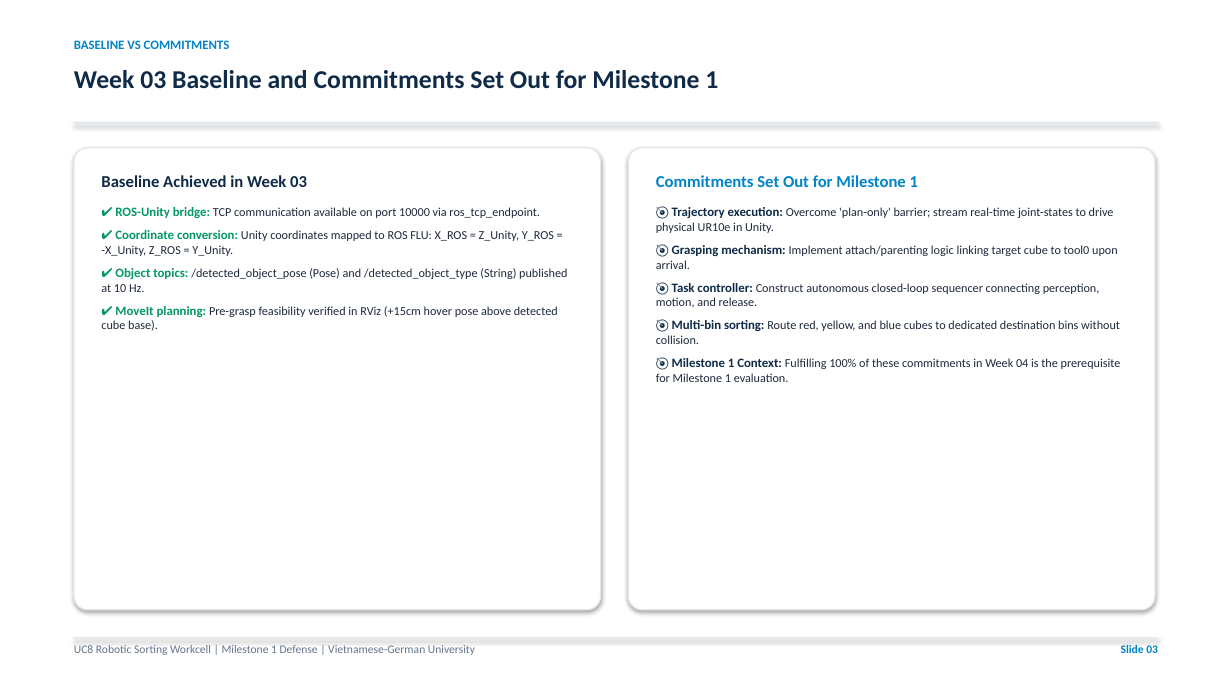
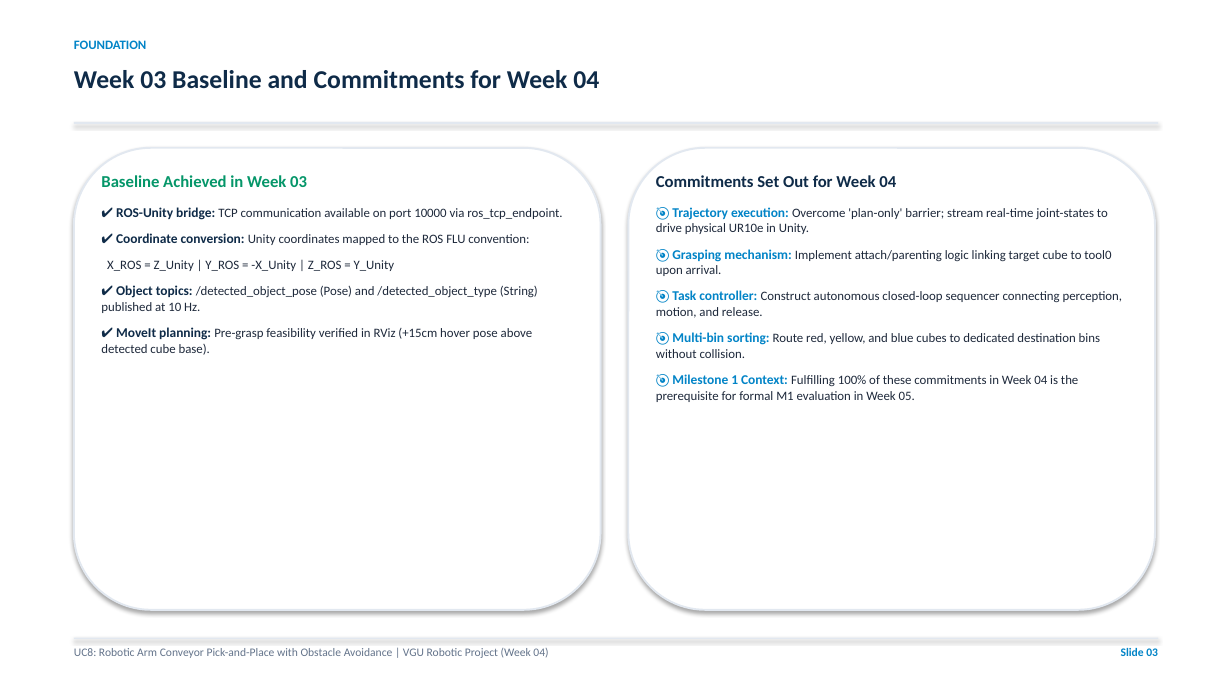
Before and after one commit to Aqikop/VGU26-Project-UC8, a slide deck: slide 3 of docs/week04/UC8_Week04_Milestone1_Presentation.pptx. Drawn at 1232x693 pixels with LibreOffice and Linux fonts; fonts in the diff are those of the drawing. Boxes give left, top, right and bottom in pixels: in the first picture for what was removed or moved away, otherwise in the second. Text is boxed around its words. In the diff, an @@ line names an element or a change of style, - is before the commit and + after.

Commit message:
docs: restore historical week04 intact and create dedicated docs/week05 for Milestone 1 presentation & report

```diff
--- a/docs/week04/UC8_Week04_Milestone1_Presentation.pptx
+++ b/docs/week04/UC8_Week04_Milestone1_Presentation.pptx
@@ text at box(74, 40, 147, 49): text changed @@
-BASELINE VS COMMITMENTS
+FOUNDATION
@@ text at box(74, 70, 599, 88): text changed @@
-Week 03 Baseline and Commitments Set Out for Milestone 1
+Week 03 Baseline and Commitments for Week 04
@@ rounded rectangle at box(74, 148, 601, 610): outline #E2E8F0 1 pt to #E2E8F0 1.5 pt; proportions changed @@
@@ rounded rectangle at box(628, 148, 1155, 610): outline #E2E8F0 1 pt to #E2E8F0 1.5 pt; proportions changed @@
@@ text at box(101, 175, 562, 355): text colour #0F2B48 to #059669 in "Baseline Achieved in Week 03"; size 10 to 10.5 pt, text colour #059669 to #0F2B48 in "✔ ROS-Unity bridge:", "✔ Object topics:", "✔ MoveIt planning:"; size 9.5 to 10 pt in "TCP communication available on port 10000 via ...", "/detected_object_pose (Pose) and /detected_object_type (Stri ...", "Pre-grasp feasibility verified in RViz (+15cm hover ..."; more space between paragraphs @@
@@ text at box(656, 175, 896, 187): text changed; text colour #0284C7 to #0F2B48 @@
-Commitments Set Out for Milestone 1
+Commitments Set Out for Week 04
@@ text at box(656, 207, 1123, 358): size 10 to 10.5 pt, text colour #0F2B48 to #0284C7 in "🎯 Trajectory execution:", "🎯 Grasping mechanism:", "🎯 Task controller:", "🎯 Multi-bin sorting:"; size 9.5 to 10 pt in "Overcome 'plan-only' barrier; stream real-time joint-states  ...", "Implement attach/parenting logic linking target cube to ...", "Construct autonomous closed-loop sequencer connecting percep ...", "Route red, yellow, and blue cubes to ..."; more space between paragraphs @@
@@ text at box(107, 233, 529, 271): text changed; size 9.5 to 10 pt @@
-✔ Coordinate conversion: Unity coordinates mapped to ROS FLU: X_ROS = Z_Unity, Y_ROS = -X_Unity, Z_ROS = Y_Unity.
+✔ Coordinate conversion: Unity coordinates mapped to the ROS FLU convention:
+X_ROS = Z_Unity | Y_ROS = -X_Unity | Z_ROS = Y_Unity
@@ text at box(656, 374, 1078, 402): text changed; size 9.5 to 10 pt @@
-🎯 Milestone 1 Context: Fulfilling 100% of these commitments in Week 04 is the prerequisite for Milestone 1 evaluation.
+🎯 Milestone 1 Context: Fulfilling 100% of these commitments in Week 04 is the prerequisite for formal M1 evaluation in Week 05.
@@ text at box(74, 648, 548, 658): text changed @@
-UC8 Robotic Sorting Workcell | Milestone 1 Defense | Vietnamese-German University
+UC8: Robotic Arm Conveyor Pick-and-Place with Obstacle Avoidance | VGU Robotic Project (Week 04)
```
Also in this commit, not shown: 4 other slides changed, 8 slides added, 10 slides removed, 10 other files.
